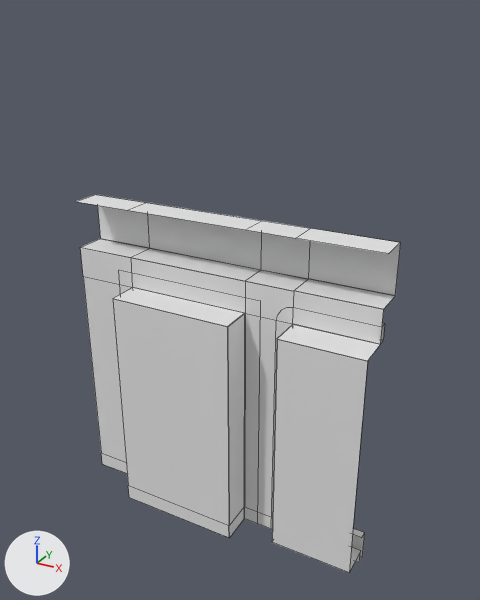
Renders of the FBX model SmugglerUnity/Assets/Models/urbanShops/shopWindowSideDoor.fbx from each side of a commit.
Camera for both pictures: a 50 mm camera at (1.85, -3.85, 3.1) aimed at (0.12, -0.72, 1.54). The lights are fixed; the arrows at lower left show +X, +Y and +Z. Mesh edges are drawn as thin lines. Vertices at the same position are counted once.

Before the edit, the objects in view are built like this:
```python
me_mesh = bpy.data.meshes.new('Mesh')
me_mesh.from_pydata(...)  # 160 vertices, 125 faces; spans x -1.0..1.0, y -1.0..-0.6, z 0.0..2.0
ob_shopwindowsidedoor = bpy.data.objects.new('shopWindowSideDoor', me_mesh)
ob_shopwindowsidedoor.location = (0.0, 0.0, 0.0)
```
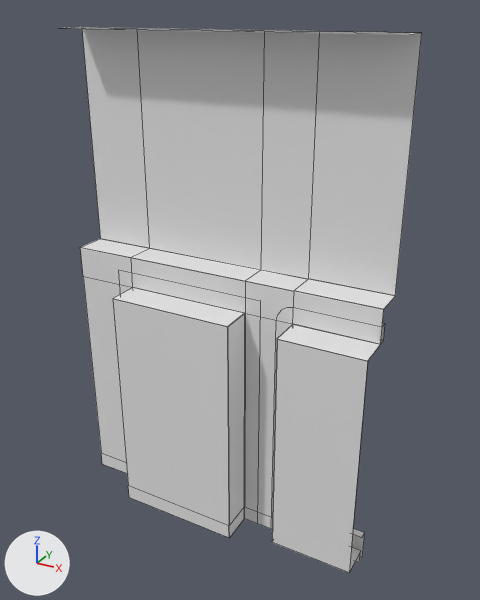
Boxes [x1, y1, x2, y2] around the edits, measured in the pictures (480 x 600 px; the box of a moved part takes in the faces that stretch with it):
'shopWindowSideDoor', reshaped (7% wider, 44% taller)
    before: [76, 194, 401, 572]
    after: [75, 27, 422, 572]
part 1 of me_mesh, moved or reshaped
    before: [76, 194, 401, 295]
    after: [75, 27, 422, 295]

The change, as a list of edits to the scene's bpy script:
```text
Change me_mesh:
    where me_mesh.from_pydata(...)  # 160 vertices, 125 faces; spans x -1.0..1.0, y -1.0..-0.6, z 0.0..2.0
    used by ob_shopwindowsidedoor; location = (0.0, 0.0, 0.0)
    me_mesh part 1: all 15 vertices in x -1.0..1.0, y -0.8..-0.6, z 2.0 are moved by (0.0, 0.0, 1.0)
```
